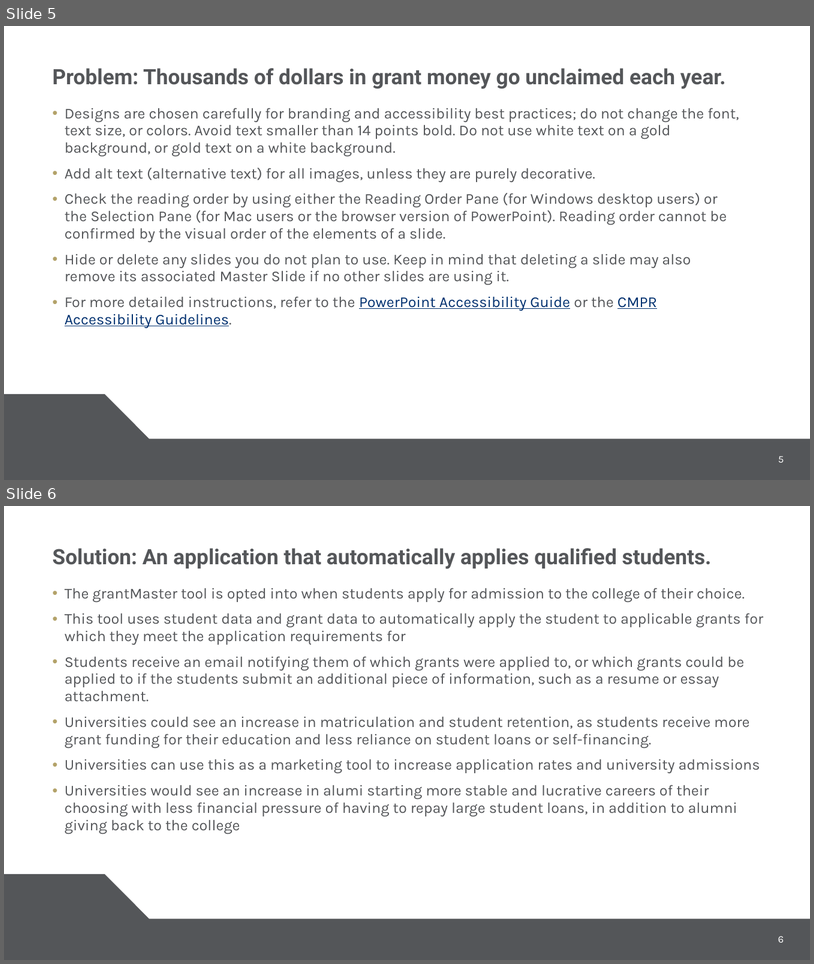
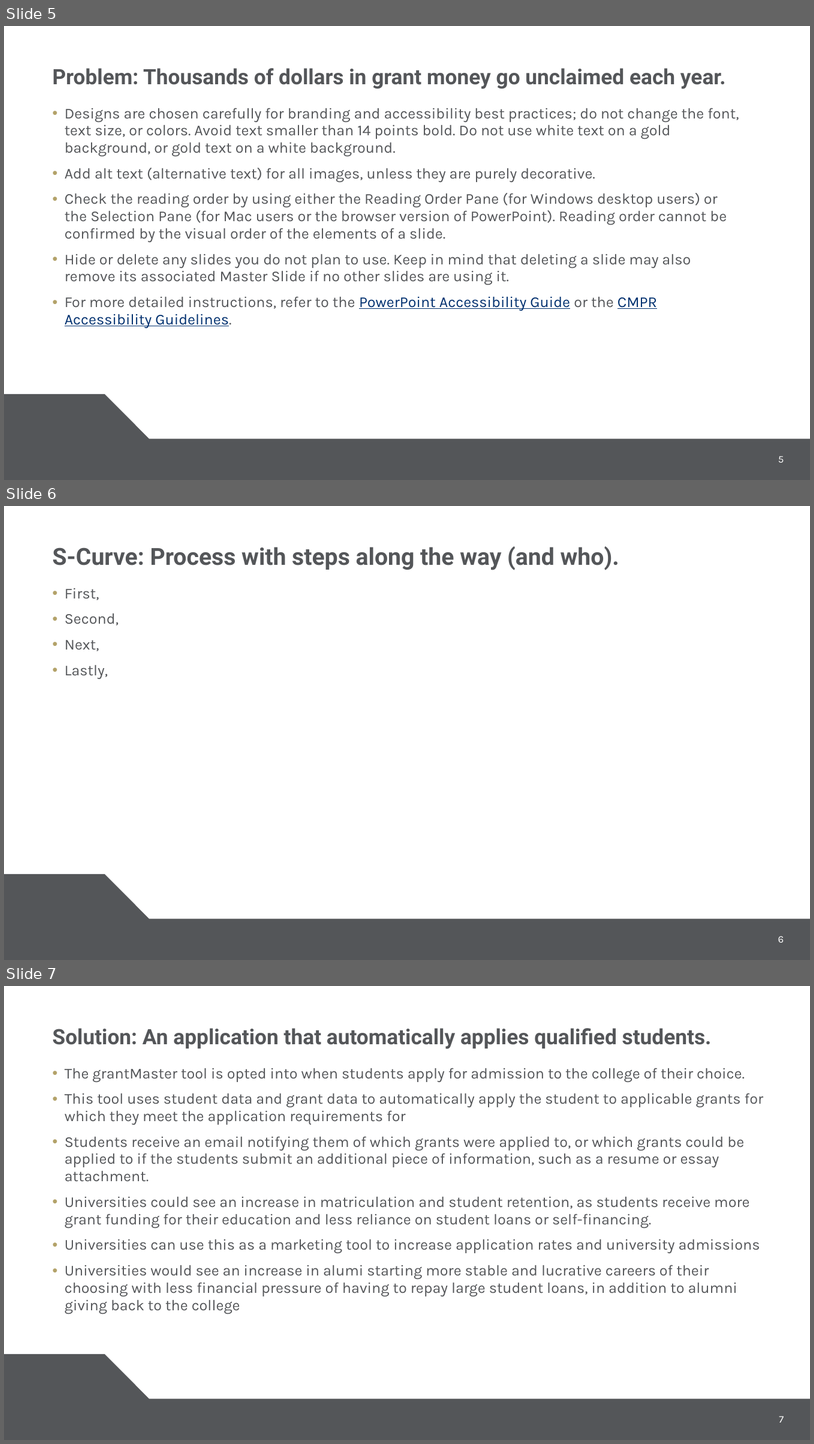
Before and after one commit to mauracarter-statistics/Code-A-Thon, a slide deck: slides_grant_master_cpcc.pptx. Shown one above the other, each under a label of ours: slides 5 and 6 before the commit, slides 5, 6 and 7 after it. The pictures are 814x964 and 814x1444 pixels, drawn with LibreOffice and Linux fonts; fonts in the diff are those of the drawing; background and template pictures are left out. Boxes give left, top, right and bottom in pixels: in the first picture for what was removed or moved away, otherwise in the second. Text is boxed around its words. In the diff, an @@ line names an element or a change of style, - is before the commit and + after.

```diff
--- a/slides_grant_master_cpcc.pptx
+++ b/slides_grant_master_cpcc.pptx
@@ slide 6 added at [4,506,810,960], background #FFFFFF; not listed: 2 template elements that a slide beside it also shows @@
@@ title added at [53,546,620,570], 28 pt, text #545659, bold @@
+S-Curve: Process with steps along the way (and who).
@@ text added at [65,588,119,679], 18 pt, text #545659 @@
+• First,
+• Second,
+• Next,
+• Lastly,
@@ what was slide 6 is now slide 7 @@
@@ page number at [779,1416,784,1422]: text changed @@
-6
+7
```
Also in this commit, not shown: 3 slides changed.
